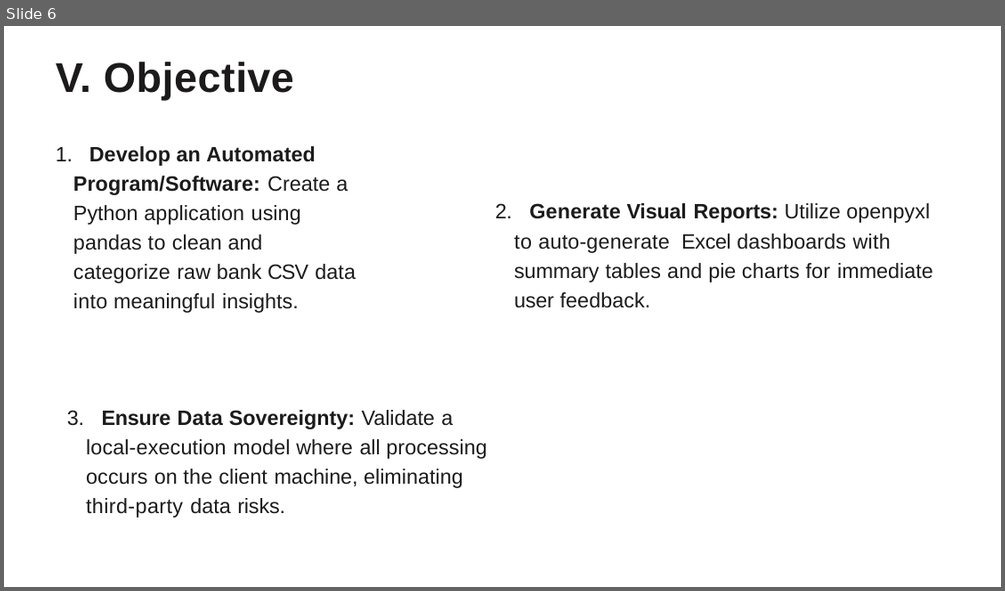
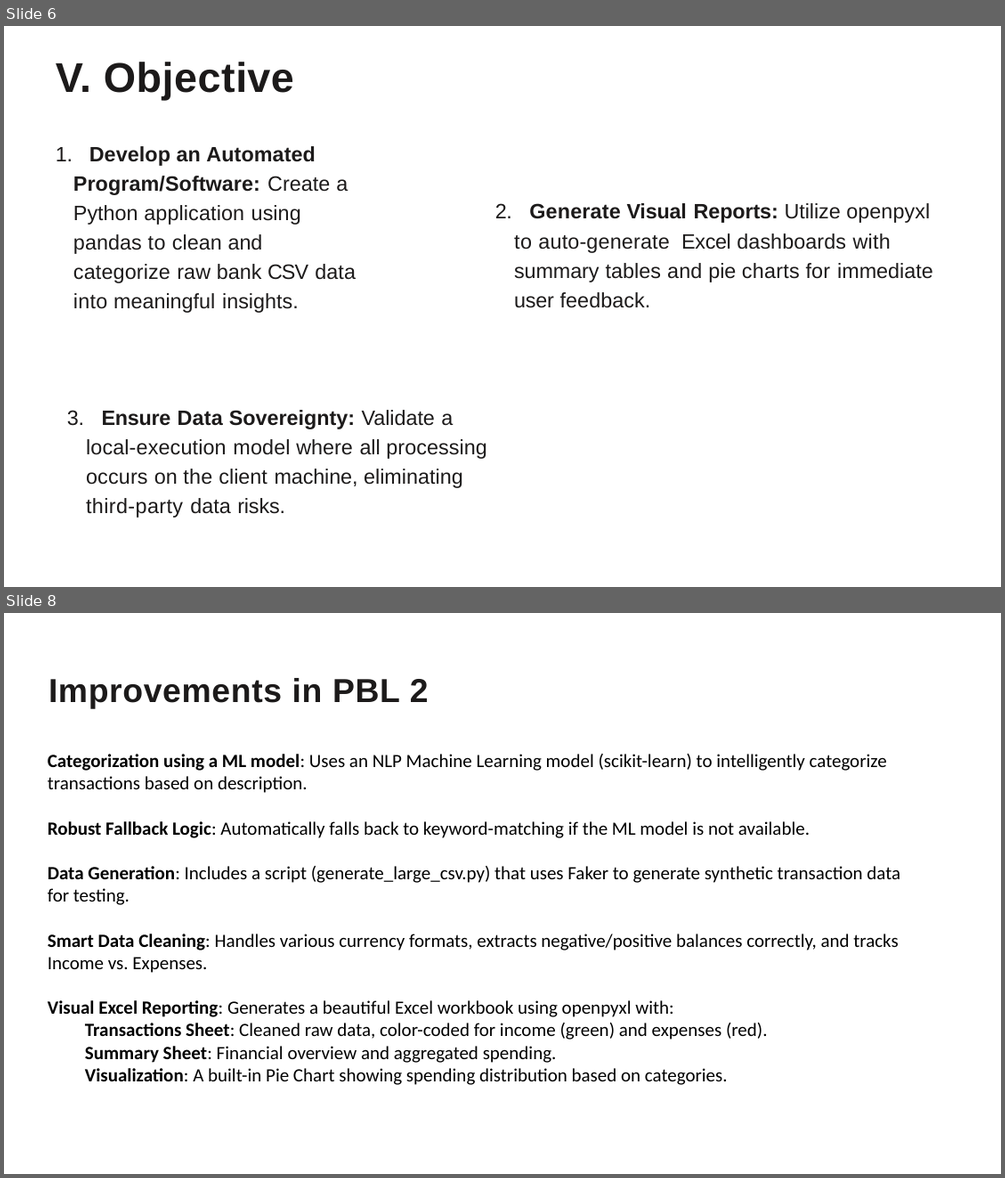
Before and after one commit to Piyush2232/PBL-Project-Based-Learning-, a slide deck: Reports&ppts/PBL.pptx. Shown one above the other, each under a label of ours: slide 6 before the commit, slides 6 and 8 after it; the slides between them are not shown. The pictures are 1005x591 and 1005x1178 pixels, drawn with LibreOffice and Linux fonts; fonts in the diff are those of the drawing. Boxes give left, top, right and bottom in pixels: in the first picture for what was removed or moved away, otherwise in the second. Text is boxed around its words. In the diff, an @@ line names an element or a change of style, - is before the commit and + after.

Commit message:
Update expense model, vectorizer, and transaction data with new training datasets, and add a project presentation.

```diff
--- a/Reports&ppts/PBL.pptx
+++ b/Reports&ppts/PBL.pptx
@@ slide 8 added at [4, 613, 1001, 1174], background #FFFFFF @@
@@ text added at [48, 678, 900, 1085], 18 pt, text #000000 @@
+Improvements in PBL 2
+Categorization using a ML model: Uses an NLP Machine Learning model (scikit-learn) to intelligently categorize transactions based on description.
+Robust Fallback Logic: Automatically falls back to keyword-matching if the ML model is not available.
+Data Generation: Includes a script (generate_large_csv.py) that uses Faker to generate synthetic transaction data for testing.
+Smart Data Cleaning: Handles various currency formats, extracts negative/positive balances correctly, and tracks Income vs. Expenses.
+Visual Excel Reporting: Generates a beautiful Excel workbook using openpyxl with:
+  Transactions Sheet: Cleaned raw data, color-coded for income (green) and expenses (red).
+  Summary Sheet: Financial overview and aggregated spending.
+  Visualization: A built-in Pie Chart showing spending distribution based on categories.
```
Also in this commit, not shown: 2 slides changed, 8 other files.
